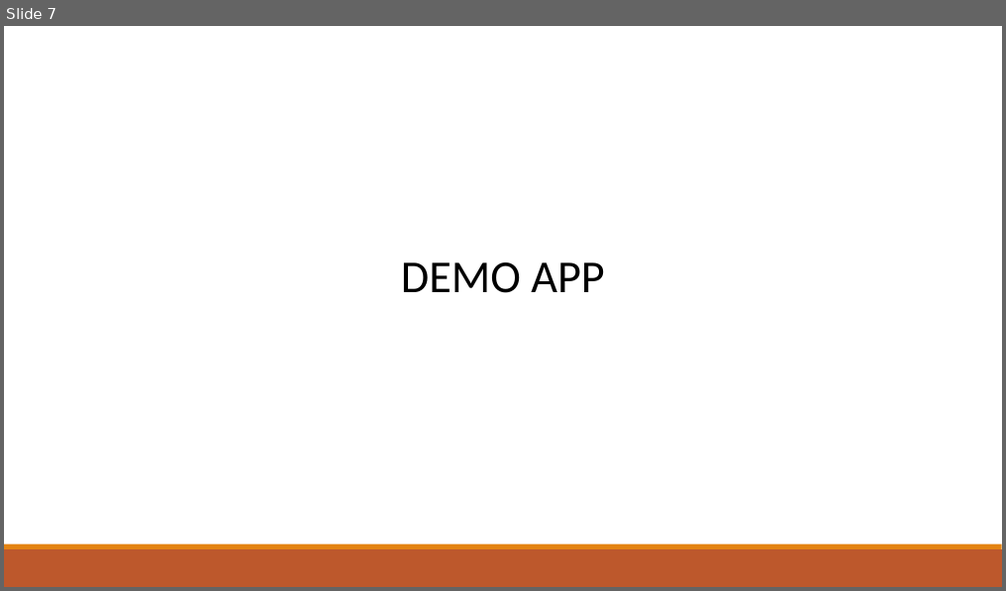
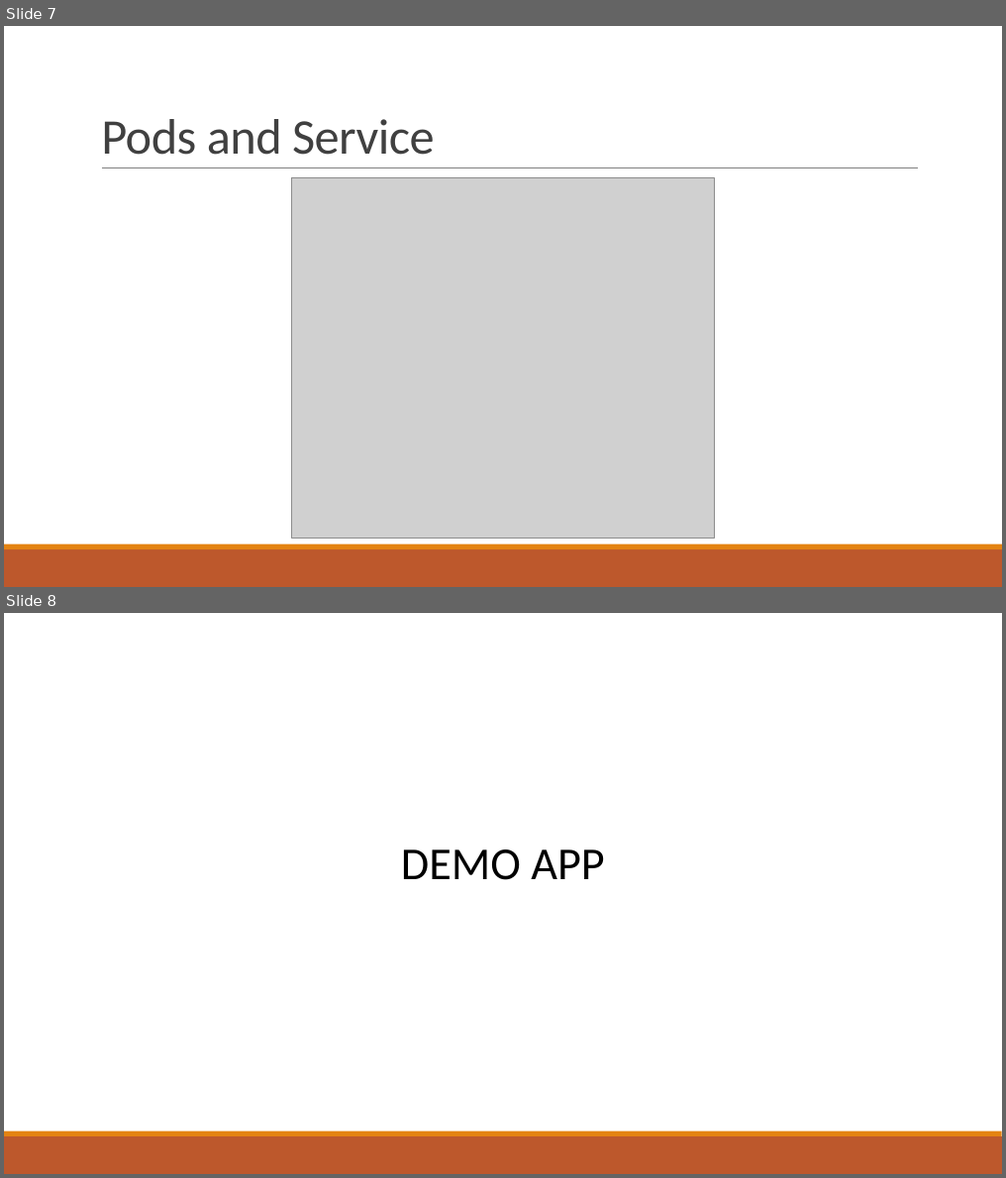
Before and after one commit to talktoamitdhir/kube, a slide deck: Understanding_Kubernetes/Kubernetes.pptx. Shown one above the other, each under a label of ours: slide 7 before the commit, slides 7 and 8 after it. The pictures are 1006x591 and 1006x1178 pixels, drawn with LibreOffice and Linux fonts; fonts in the diff are those of the drawing; grey boxes stand for pictures. Boxes give left, top, right and bottom in pixels: in the first picture for what was removed or moved away, otherwise in the second. Text is boxed around its words. In the diff, an @@ line names an element or a change of style, - is before the commit and + after.

```diff
--- a/Understanding_Kubernetes/Kubernetes.pptx
+++ b/Understanding_Kubernetes/Kubernetes.pptx
@@ slide 7 added at box(4, 26, 1002, 587), background #FFFFFF; not listed: 2 template elements that a slide beside it also shows @@
@@ title added at box(101, 119, 435, 155), 48 pt, text #404040 @@
+Pods and Service
@@ line added from (102, 169) to (918, 169), #808080 0.5 pt @@
@@ picture added at box(292, 177, 715, 538) @@
@@ what was slide 7 is now slide 8 @@
```
Also in this commit, not shown: 2 slides changed, 1 other slide added, 2 slides removed, 5 other files.
